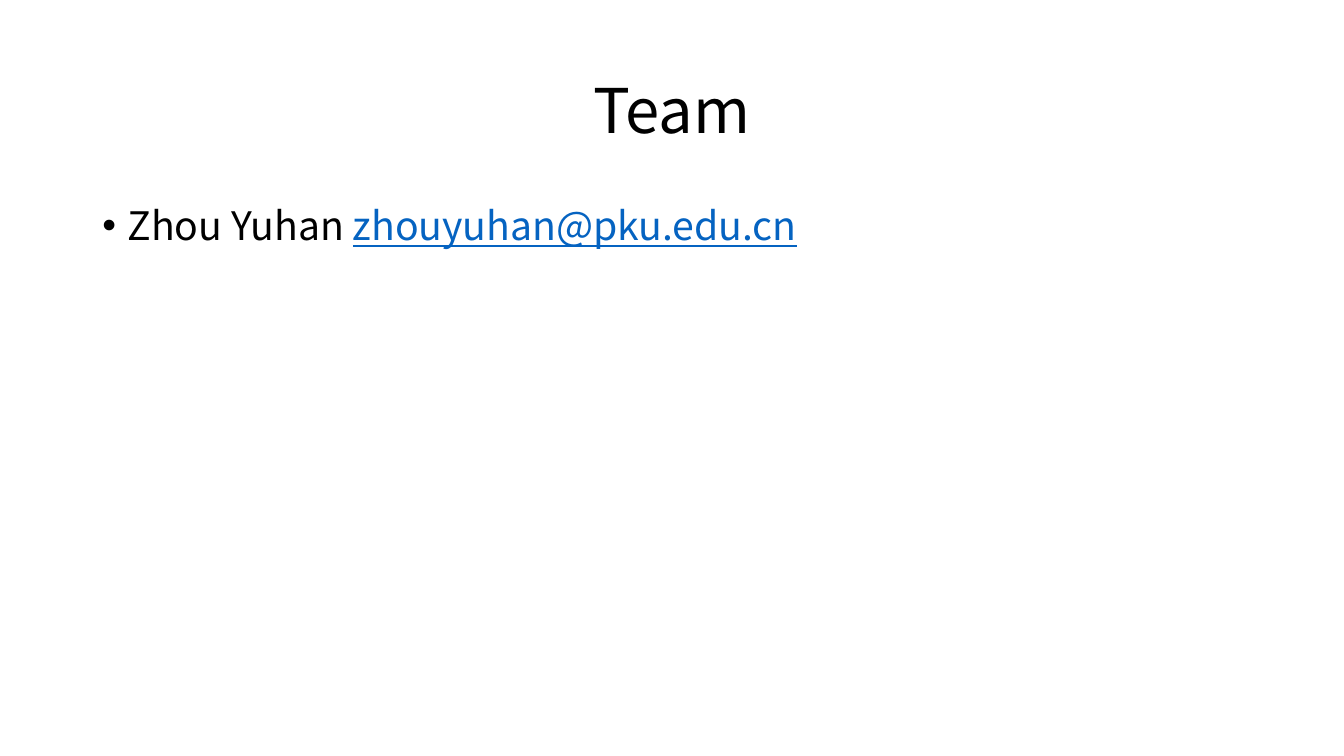
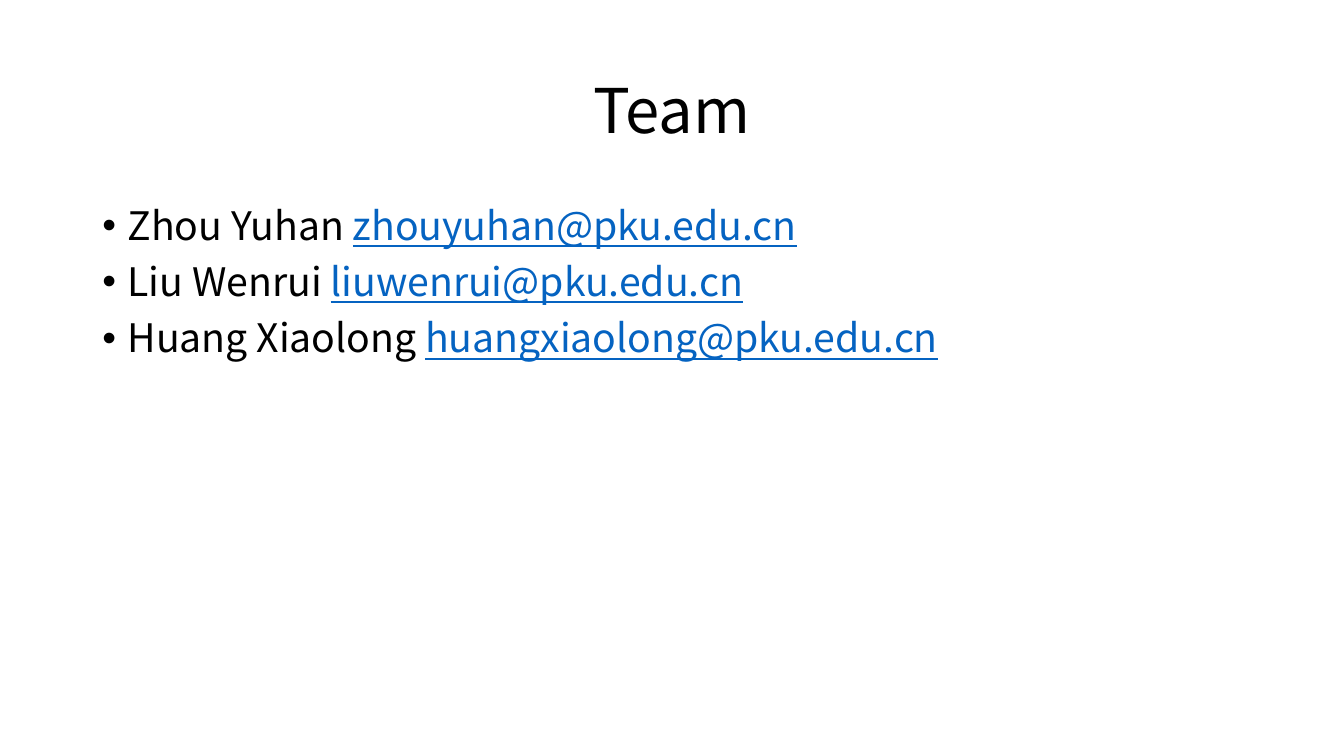
Before and after one commit to HumphreyChou/DNS-on-CRAQ, a slide deck: slide 10 of presentation/DNS_strong_consistency.pptx. Drawn at 1344x756 pixels with LibreOffice and Linux fonts; fonts in the diff are those of the drawing. Boxes give left, top, right and bottom in pixels: in the first picture for what was removed or moved away, otherwise in the second. Text is boxed around its words. In the diff, an @@ line names an element or a change of style, - is before the commit and + after.

Commit message:
update presentation slides

```diff
--- a/presentation/DNS_strong_consistency.pptx
+++ b/presentation/DNS_strong_consistency.pptx
@@ text at (128,264,938,362): paragraphs added @@
+• Liu Wenrui liuwenrui@pku.edu.cn
+• Huang Xiaolong huangxiaolong@pku.edu.cn
```
Also in this commit, not shown: 1 other slide changed, 1 slide added, 1 slide removed, 1 other file.
